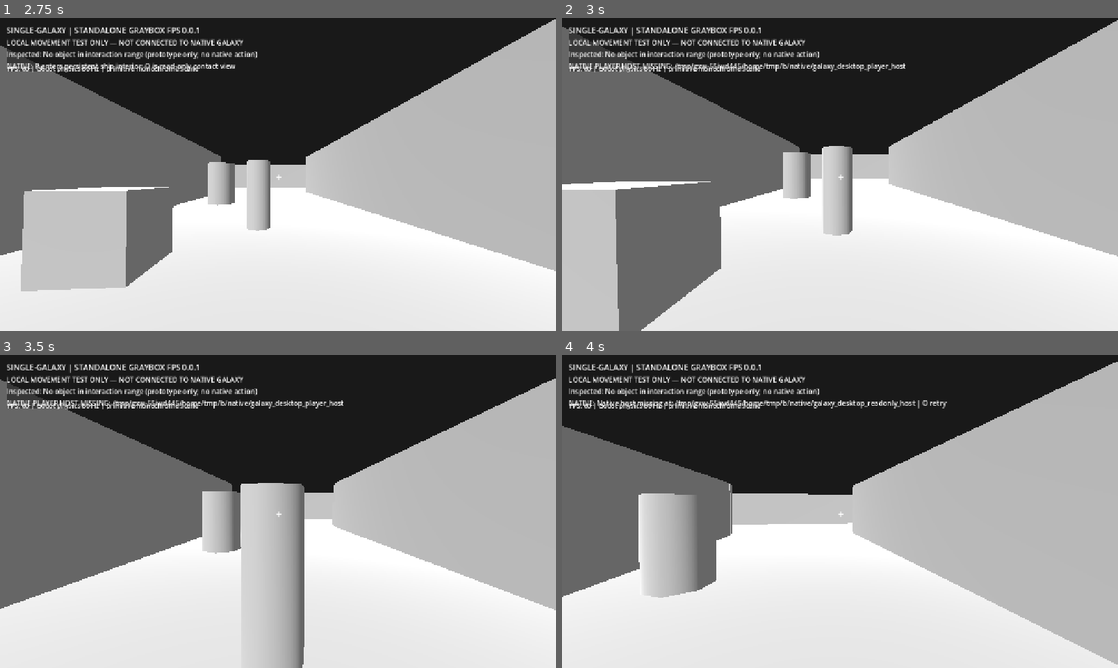
Above: before the commit, frames 1-4 (two rows, left to right).
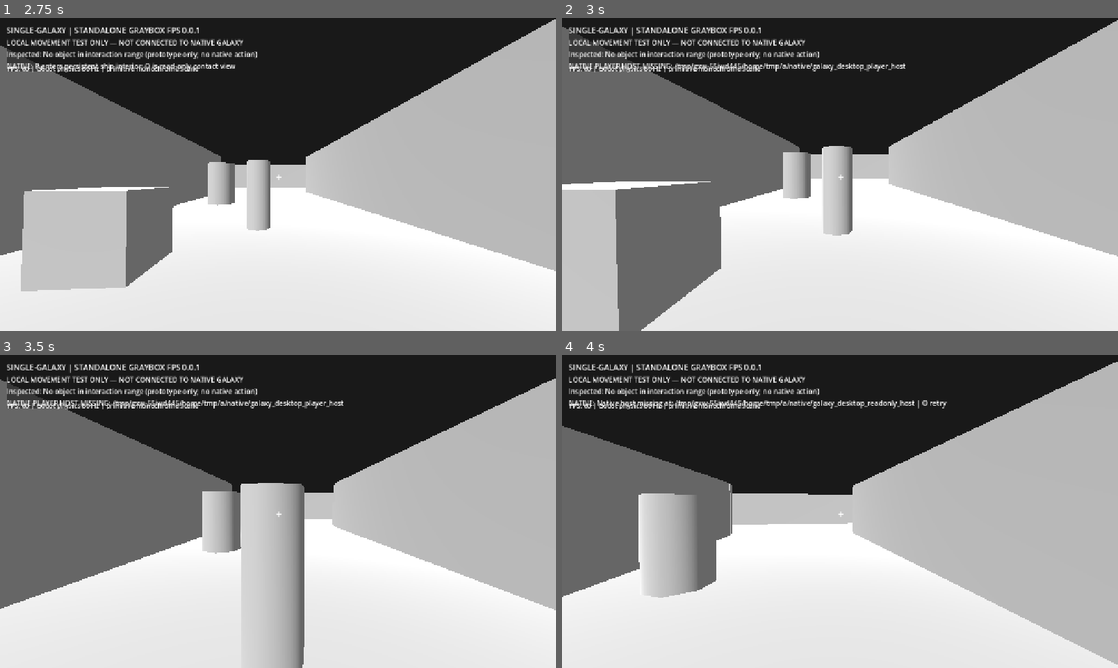
Above: after the commit, the same moments.

Repository: vjmichael/Single-galaxy
Game: Godot game, scene res://world/main.tscn
Same seed, same stepped clock (60 frames per second), same inputs: the game is played once before the commit and once after it.
Inputs (mouse positions are in pixels of both pictures, inside the frame that each line leads up to):
- Up to frame 1 (2.75 s): tap Enter at 0.5 s; move the mouse to (305, 174) at 0.52 s; hold W (fps_forward) from 0.53 s (still down); tap E (fps_inspect) at 0.6 s; click (305, 174) at 0.67 s; tap Space (fps_jump) at 0.77, 1.52 s; move the mouse to (250, 174) at 1.27 s; tap Shift (fps_run) at 1.35 s; move the mouse to (289, 168) at 2.02 s; tap B at 2.1 s
- Up to frame 2 (3 s): keep holding W (fps_forward); move the mouse to (834, 180) at 2.77 s; tap P at 2.85 s; click (834, 180) at 2.92 s
- Up to frame 3 (3.5 s): keep holding W (fps_forward); tap Space (fps_jump) at 3.02 s
- Up to frame 4 (4 s): keep holding W (fps_forward); move the mouse to (878, 514) at 3.52 s; tap O at 3.6 s; tap Space (fps_jump) at 3.77 s

Frame 1 is identical in both runs. In frame 2, 0.2% of the frame differs, in the area x 39-62%, y 14-18%; in frame 3, 0.2%; in frame 4, 0.2%, in the area x 39-70%, y 14-18%.

Commit message:
FP3D-03A: show accurate native test-room authority status when connected

Diff:
--- a/desktop_godot/world/main.gd
+++ b/desktop_godot/world/main.gd
@@ -8,6 +8,7 @@
 const MONOCHROME := Color(0.76, 0.76, 0.76, 1.0)
 var material: StandardMaterial3D
 var player: CharacterBody3D
+var scope_label: Label
 var status_label: Label
 var fps_label: Label
 var native_label: Label
@@ -147,9 +148,9 @@
 	title.text = "SINGLE-GALAXY | STANDALONE GRAYBOX FPS 0.0.1"
 	title.add_theme_font_size_override("font_size", 18)
 	contents.add_child(title)
-	var subtitle := Label.new()
-	subtitle.text = "LOCAL MOVEMENT TEST ONLY — NOT CONNECTED TO NATIVE GALAXY"
-	contents.add_child(subtitle)
+	scope_label = Label.new()
+	scope_label.text = "LOCAL MOVEMENT TEST ONLY — NOT CONNECTED TO NATIVE GALAXY"
+	contents.add_child(scope_label)
 	status_label = Label.new()
 	status_label.text = "WASD walk   E cockpit seat/stand (native P)   Mouse look   P native FPS   O contacts   Esc mouse"
 	contents.add_child(status_label)
@@ -192,6 +193,8 @@
 func _on_native_player_connection(connected: bool) -> void:
 	if is_instance_valid(player):
 		player.use_native_authority(connected)
+	if is_instance_valid(scope_label):
+		scope_label.text = "NATIVE IN-SHIP POSE + COCKPIT STATE (TEST ROOM; NO FLIGHT/DISEMBARK)" if connected else "LOCAL MOVEMENT TEST ONLY — NOT CONNECTED TO NATIVE GALAXY"
 
 func _on_native_player_seat_intent() -> void:
 	if native_player_session != null:
